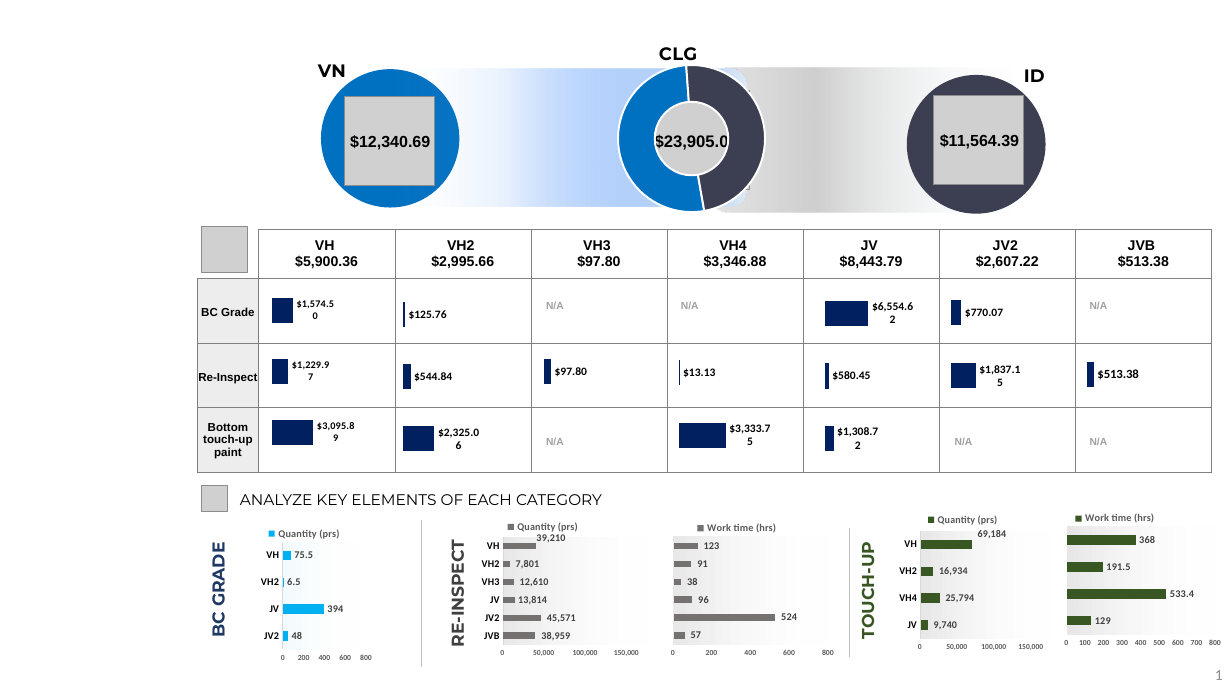
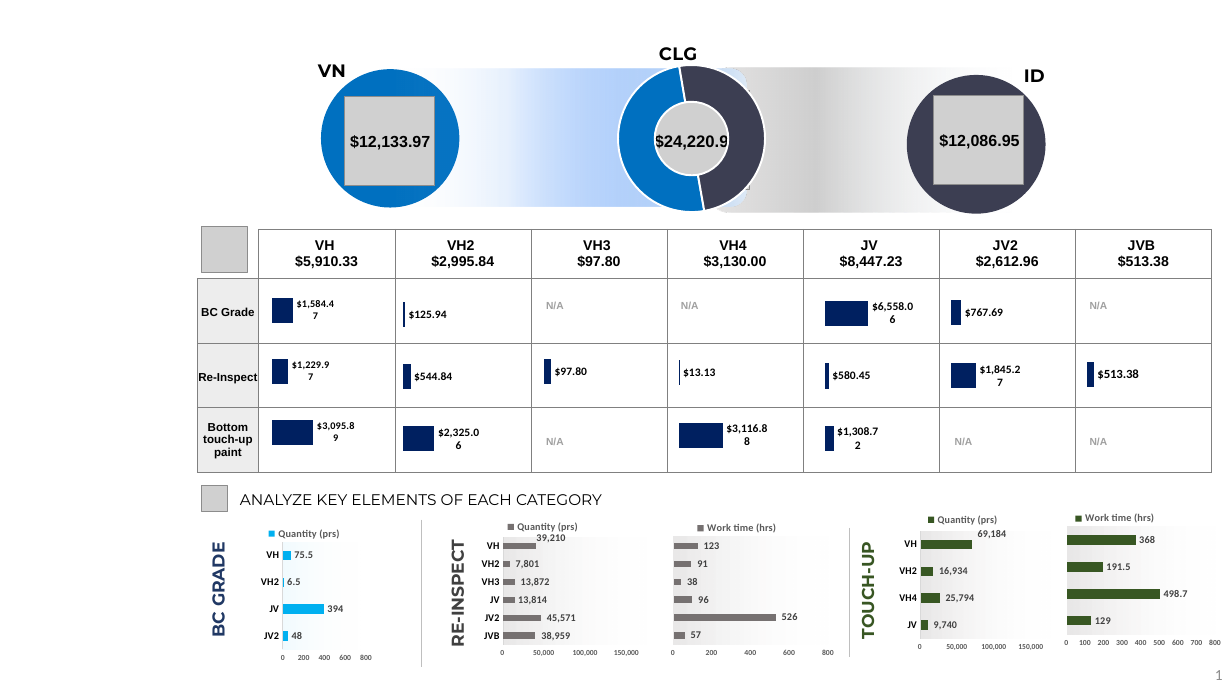
Before and after one commit to fvto/COPQ, a slide deck: slide 1 of Output/COPQ_Report_Sep_2026.pptx. Drawn at 1232x693 pixels with LibreOffice and Linux fonts; fonts in the diff are those of the drawing; grey boxes stand for pictures; background and template pictures are left out. Boxes give left, top, right and bottom in pixels: in the first picture for what was removed or moved away, otherwise in the second. Text is boxed around its words. In the diff, an @@ line names an element or a change of style, - is before the commit and + after.

```diff
--- a/Output/COPQ_Report_Sep_2026.pptx
+++ b/Output/COPQ_Report_Sep_2026.pptx
@@ doughnut chart at box(595, 37, 824, 224) @@
@@ Series 1, 1: 52 to 50 @@
@@ Series 1, 2: 48 to 50 @@
@@ text at box(350, 135, 430, 150): text changed @@
-$12,340.69
+$12,133.97
@@ text at box(655, 133, 738, 151): text changed @@
-$23,905.08
+$24,220.92
@@ text at box(939, 134, 1019, 149): text changed @@
-$11,564.39
+$12,086.95
@@ table at box(197, 229, 1210, 472) @@
-row 1:  | VH / $5,900.36 | VH2 / $2,995.66 | VH3 / $97.80 | VH4 / $3,346.88 | JV / $8,443.79 | JV2 / $2,607.22 | JVB / $513.38
+row 1:  | VH / $5,910.33 | VH2 / $2,995.84 | VH3 / $97.80 | VH4 / $3,130.00 | JV / $8,447.23 | JV2 / $2,612.96 | JVB / $513.38
@@ bar chart at box(264, 276, 393, 469) @@
@@ Series 1, 3: 1574.5 to 1584.47 @@
@@ bar chart at box(395, 282, 530, 476) @@
@@ Series 1, 3: 125.76 to 125.94 @@
@@ bar chart at box(671, 278, 806, 472) @@
@@ Series 1, 1: 3333.75 to 3116.88 @@
@@ bar chart at box(806, 282, 938, 476) @@
@@ Series 1, 3: 6554.62 to 6558.06 @@
@@ bar chart at box(945, 282, 1074, 476) @@
@@ Series 1, 2: 1837.15 to 1845.27 @@
@@ Series 1, 3: 770.07 to 767.69 @@
@@ bar chart at box(1047, 507, 1225, 657) @@
@@ Work time (hrs), 2: 533.4 to 498.7 @@
@@ bar chart at box(482, 518, 656, 667) @@
@@ Quantity (prs), VH3: 12610 to 13872 @@
@@ bar chart at box(653, 518, 838, 667) @@
@@ Work time (hrs), 2: 524 to 526 @@
```
Also in this commit, not shown: 3 other slides changed, 28 other files.
